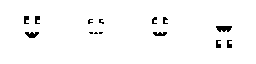
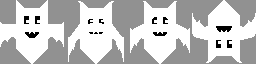
Revision of a layered w=256, h=64 image; what changed, layer by layer:
showed "Color Fill 1" over 0, 0, 256, 64
